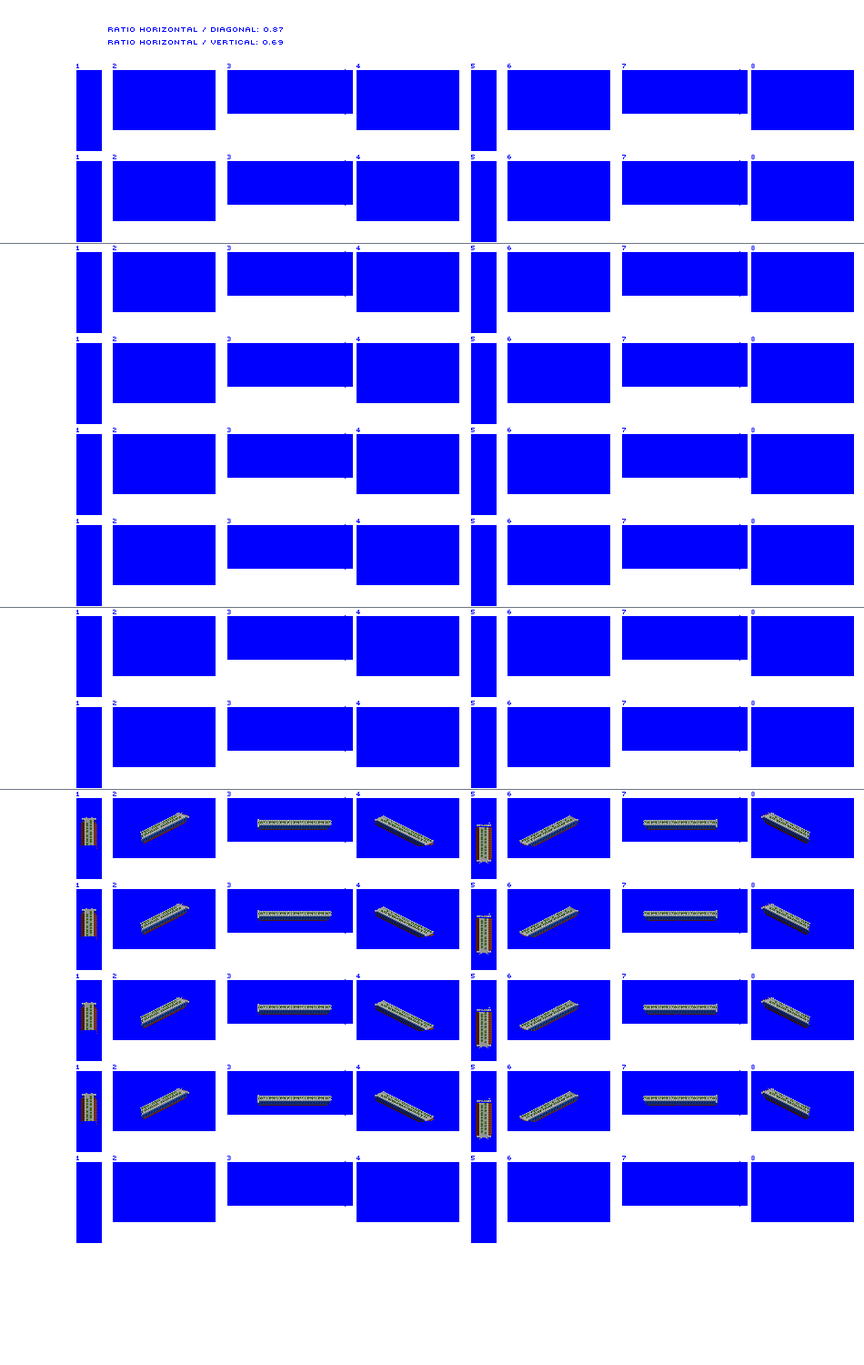
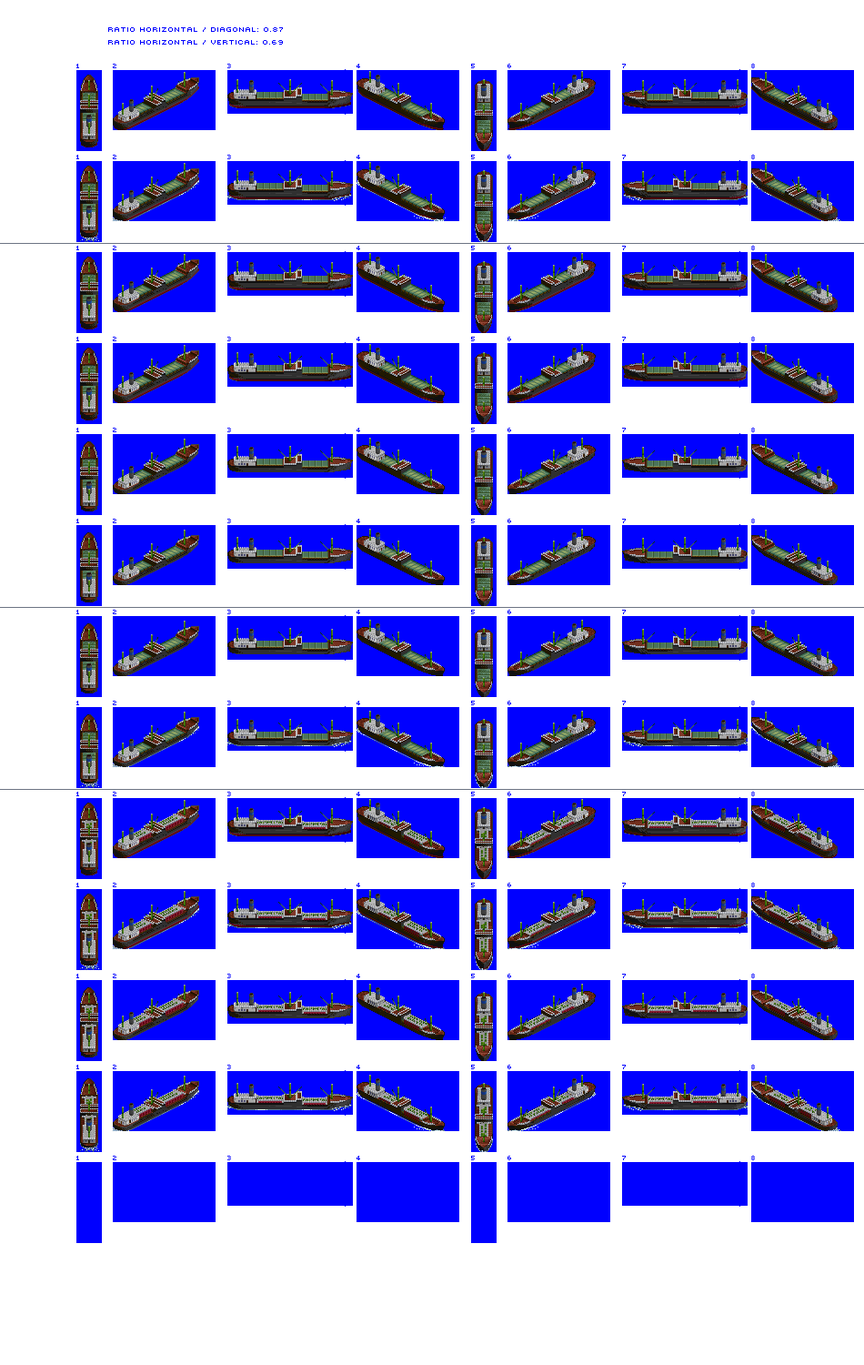
Before/after of a 864 × 1365 layered artwork. What changed in the layer stack:
showed "prop / bow wash" over [80, 180, 842, 1152]
removed layer "tanker" over [80, 811, 811, 1140]
showed "gen 1 coaster", painted on it over [80, 70, 838, 1152]
